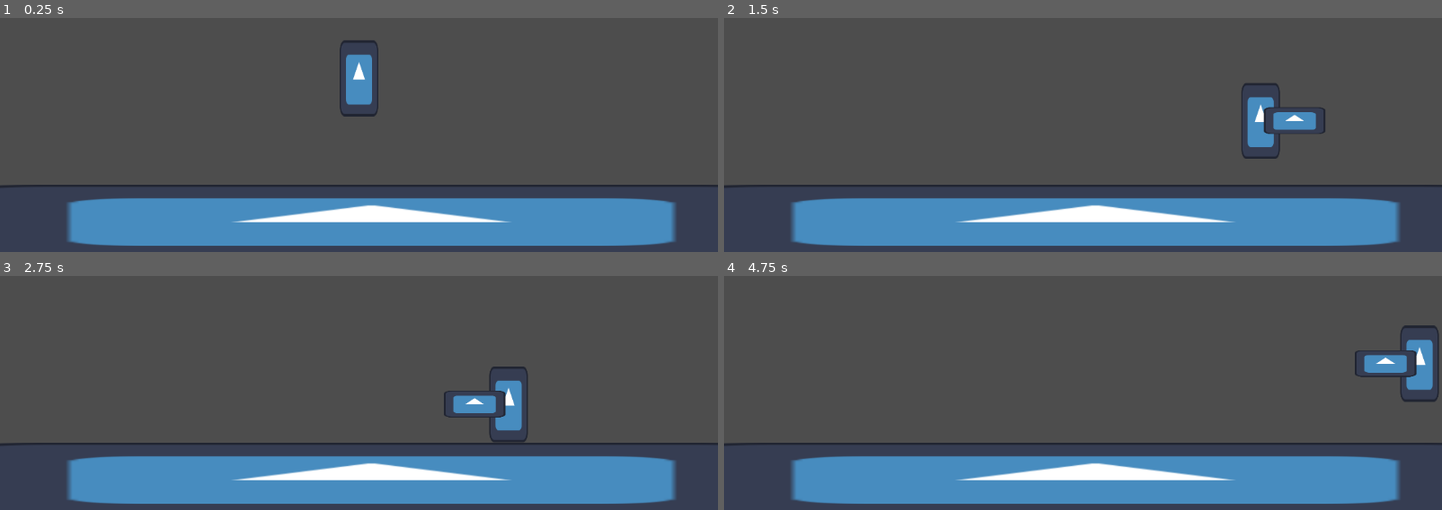
Above: before the commit, frames 1-4 (two rows, left to right).
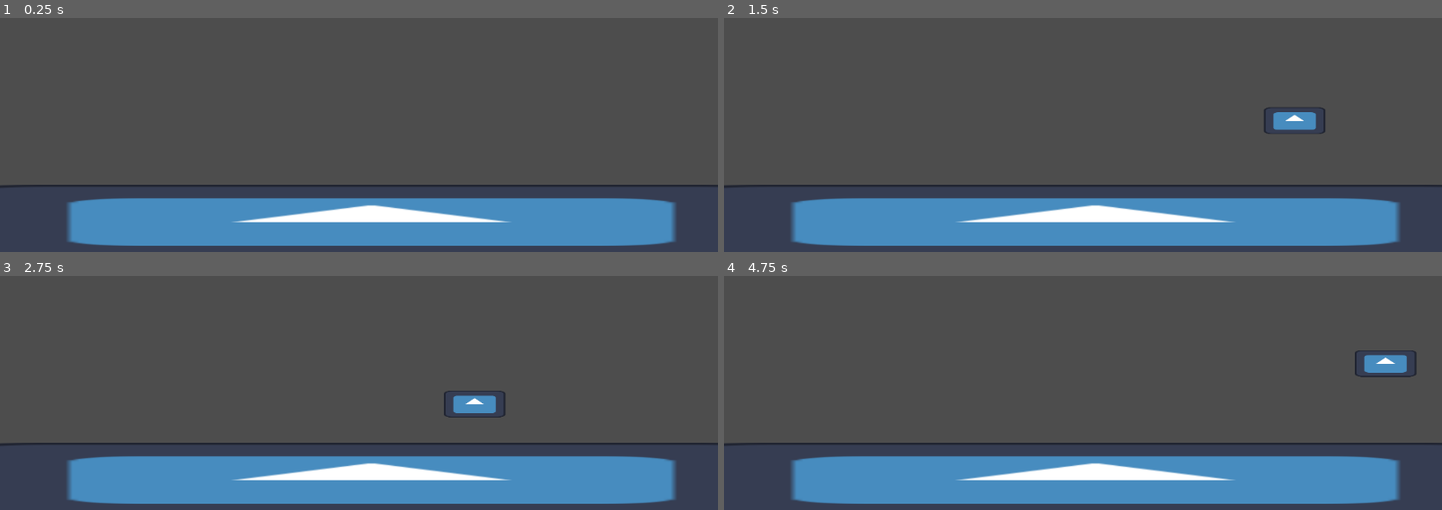
Above: after the commit, the same moments.

Repository: TiagoJSaraiva/Amargor-Game
Game: Godot game, scene res://game/game.tscn
Two runs of this game, one before a commit and one after it. Both use one fixed random seed, a clock stepped at 60 frames per second and the inputs below. The engine's default icon, where the game draws it, is replaced by a stand-in: a white triangle on a blue panel in a dark square.
Inputs (mouse positions are in pixels of both pictures, inside the frame that each line leads up to):
- Up to frame 1 (0.25 s): no input
- Up to frame 2 (1.5 s): tap Enter (ui_accept) at 0.5, 0.77 s; move the mouse to (1240, 29) at 0.52 s; press the mouse at (1240, 29) at 0.53 s; hold Right (ui_right) from 0.53 s (still down); move the mouse to (939, 71) at 1.27 s; release the mouse at (939, 71) at 1.28 s; click (939, 71) at 1.35 s
- Up to frame 3 (2.75 s): tap Enter (ui_accept) at 1.52 s; move the mouse to (outside the picture) at 2.02 s; release Right (ui_right) at 2.03 s; press the mouse at (outside the picture) at 2.03 s; hold Left (ui_left) from 2.03 s (still down)
- Up to frame 4 (4.75 s): move the mouse to (1047, 388) at 2.77 s; release Left (ui_left) at 2.78 s; release the mouse at (1047, 388) at 2.78 s; hold Right (ui_right) 2.78-4.28 s; click (1047, 388) at 2.85 s; tap Enter (ui_accept) at 3.02, 3.77, 4.52 s; move the mouse to (1298, 369) at 3.52 s; press the mouse at (1298, 369) at 3.53 s; move the mouse to (outside the picture) at 4.27 s; release the mouse at (outside the picture) at 4.28 s; hold Left (ui_left) from 4.28 s (still down); click (outside the picture) at 4.35 s

The runs differ from the first frame. In frame 1, 1.0% of the frame differs, in the area x 47-53%, y 9-43%; in frame 2, 0.8%; in frame 3, 0.9%; in frame 4, 0.9%.

Commit message:
Refatoração leve no sistema de estados. Criação de base do arquivo de gerenciamento de sprites do player. Substituição do Sprite2D do player para um AnimatedSprite, como preparação para colocar animações placeholder para teste de funcionamento de estados e para facilitar a implementação da animação oficial no futuro

Diff:
--- a/player/attack_rotation.gd
+++ b/player/attack_rotation.gd
@@ -1,4 +1,7 @@
 extends Node2D
+class_name PlayerNodesBehavior
+
+@onready var sprite = $Sprite
 
 func _input(event: InputEvent) -> void:
 	if event.is_action_pressed("ui_left"):
--- a/player/player.gd
+++ b/player/player.gd
@@ -1,38 +1,55 @@
 extends CharacterBody2D
+class_name Player
 
 const SPEED = 300.0
 const JUMP_VELOCITY = -400.0
 
-enum ActionState {NO_ACTION, ATTACKING, DASHING, SHOOTING} # State pra monitorar
-enum MovementState {IDLE, WALKING, FALLING}
+enum ActionState {NONE, ATTACK, SHOOT, INTERACT}
+enum LocomotionState {IDLE, WALK, FALL, JUMP, RUN, DASH} # Não sei se run vai ser usado, mas coloquei aqui mesmo assim
+enum LifeState {ALIVE, DEAD}
+enum BodyState {STAND, CROUCHED, LOOK_UP}
+
+var DASHING: bool
 
 @export var max_health: float = 100 # Vitalidade do crisol, na lore
 @export var max_mana: float = 100; # Vigor de batalha, na lore
 @export var attack_slash: PackedScene
 @onready var attack_origin := $AttackOrigin/Marker2D
+@onready var collision := $Collision
+@onready var sprite := $Visual
 
 var current_health: float
 var current_mana: float
-var action_state: ActionState = ActionState.NO_ACTION
-var movement_state: MovementState = MovementState.IDLE
+var action_state: ActionState = ActionState.NONE
+var locomotion_state: LocomotionState = LocomotionState.IDLE
+var life_state: LifeState = LifeState.ALIVE
+var body_state: BodyState = BodyState.STAND
 
 func ready() -> void:
 	current_health = max_health
 	current_mana = max_mana
-	add_to_group("player") # Não é pra ser usado de qualquer forma
-
-func fall_if_need(delta: float):
-	if not self.is_on_floor():
-		self.velocity += get_gravity() * delta
+	add_to_group("player") # Não é pra ser usado de qualquer jeito. Usar só quando necessário
 
 func _physics_process(delta: float) -> void:
+	if self.life_state == LifeState.DEAD:
+		fall_if_need(delta)
+		move_and_slide()
+		return
 
-
+	update_animation()
+	handle_crouch()
 	fall_if_need(delta)
 	process_walk()
 	process_jump()
+	move_and_slide()
 
-	move_and_slide()
+func handle_crouch():
+	if Input.is_action_pressed("ui_down"):
+		self.body_state = BodyState.CROUCHED
+		collision.shape.size.y = 60
+	else:
+		collision.shape.size.y = 120
+		self.body_state = BodyState.STAND
 
 func take_damage(damage_taken: float) -> void:
 	current_health -= damage_taken
@@ -71,3 +88,10 @@
 func process_jump():
 	if Input.is_action_just_pressed("ui_accept") and self.is_on_floor():
 		velocity.y = JUMP_VELOCITY
+
+func fall_if_need(delta: float):
+	if not self.is_on_floor():
+		self.velocity += get_gravity() * delta
+
+func update_animation():
+	sprite.update(action_state, locomotion_state, life_state, body_state)
--- a/player/player.tscn
+++ b/player/player.tscn
@@ -1,26 +1,109 @@
 [gd_scene format=3 uid="uid://cgfx2e30q58cc"]
 
-[ext_resource type="Texture2D" uid="uid://c75jrp57x4wfs" path="res://icon.svg" id="1_oul6g"]
 [ext_resource type="Script" uid="uid://gnbsdw15bb6c" path="res://player/player.gd" id="1_rkbax"]
 [ext_resource type="PackedScene" uid="uid://cgrwbieloqk3k" path="res://player/attack/player_attack.tscn" id="2_yw30f"]
+[ext_resource type="Script" uid="uid://s2qph4kvuxn5" path="res://player/visual.gd" id="3_yw30f"]
 [ext_resource type="Script" uid="uid://d3l3wktoaaj32" path="res://player/attack_rotation.gd" id="4_yw30f"]
 
 [sub_resource type="RectangleShape2D" id="RectangleShape2D_oul6g"]
 size = Vector2(60, 120)
 
+[sub_resource type="SpriteFrames" id="SpriteFrames_g1dw6"]
+animations = [{
+"frames": [],
+"loop": true,
+"name": &"crouch_attack",
+"speed": 5.0
+}, {
+"frames": [],
+"loop": true,
+"name": &"crouch_attack_up",
+"speed": 5.0
+}, {
+"frames": [],
+"loop": true,
+"name": &"crouch_idle",
+"speed": 5.0
+}, {
+"frames": [],
+"loop": true,
+"name": &"crouch_shoot",
+"speed": 5.0
+}, {
+"frames": [],
+"loop": true,
+"name": &"crouch_walk",
+"speed": 5.0
+}, {
+"frames": [],
+"loop": true,
+"name": &"dash",
+"speed": 5.0
+}, {
+"frames": [],
+"loop": true,
+"name": &"dead",
+"speed": 5.0
+}, {
+"frames": [],
+"loop": true,
+"name": &"fall",
+"speed": 5.0
+}, {
+"frames": [],
+"loop": true,
+"name": &"interact",
+"speed": 5.0
+}, {
+"frames": [],
+"loop": true,
+"name": &"jump",
+"speed": 5.0
+}, {
+"frames": [],
+"loop": true,
+"name": &"new_animation",
+"speed": 5.0
+}, {
+"frames": [],
+"loop": true,
+"name": &"stand_attack",
+"speed": 5.0
+}, {
+"frames": [],
+"loop": true,
+"name": &"stand_attack_up",
+"speed": 5.0
+}, {
+"frames": [],
+"loop": true,
+"name": &"stand_idle",
+"speed": 5.0
+}, {
+"frames": [],
+"loop": true,
+"name": &"stand_shooting",
+"speed": 5.0
+}, {
+"frames": [],
+"loop": true,
+"name": &"stand_walk",
+"speed": 5.0
+}]
+
 [node name="Player" type="CharacterBody2D" unique_id=363395549]
 script = ExtResource("1_rkbax")
 attack_slash = ExtResource("2_yw30f")
 
-[node name="CollisionShape2D" type="CollisionShape2D" parent="." unique_id=1567755114]
+[node name="Collision" type="CollisionShape2D" parent="." unique_id=1567755114]
 shape = SubResource("RectangleShape2D_oul6g")
 
 [node name="Visual" type="Node2D" parent="." unique_id=465395975]
-script = ExtResource("4_yw30f")
+script = ExtResource("3_yw30f")
 
-[node name="Sprite2D" type="Sprite2D" parent="Visual" unique_id=402160134]
-scale = Vector2(-0.48000002, 0.95454544)
-texture = ExtResource("1_oul6g")
+[node name="Sprite" type="AnimatedSprite2D" parent="Visual" unique_id=1561182682]
+sprite_frames = SubResource("SpriteFrames_g1dw6")
+animation = &"new_animation"
 
 [node name="AttackOrigin" type="Node2D" parent="." unique_id=1642177508]
 script = ExtResource("4_yw30f")
--- /dev/null
+++ b/player/visual.gd
@@ -0,0 +1,18 @@
+extends PlayerNodesBehavior
+# SCRIPT QUE CONTROLA O VISUAL DO PLAYER
+
+@onready var visual = $Sprite
+
+# "Aliases" pra facilitar escrita de código
+var AS = Player.ActionState
+var LS = Player.LocomotionState
+var LifeS = Player.LifeState
+var BS = Player.BodyState
+
+func update(action_state: Player.ActionState,
+			locomotion_state: Player.LocomotionState,
+			life_state: Player.LifeState,
+			body_state: Player.BodyState
+):
+	if action_state == LifeS.DEAD:
+		pass
Not shown, added: player/visual.gd.uid
